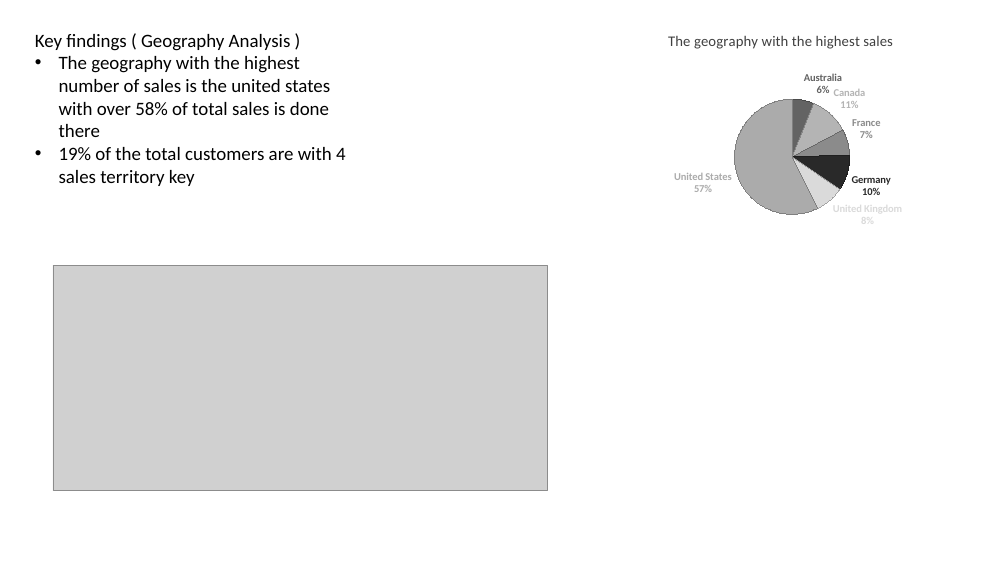
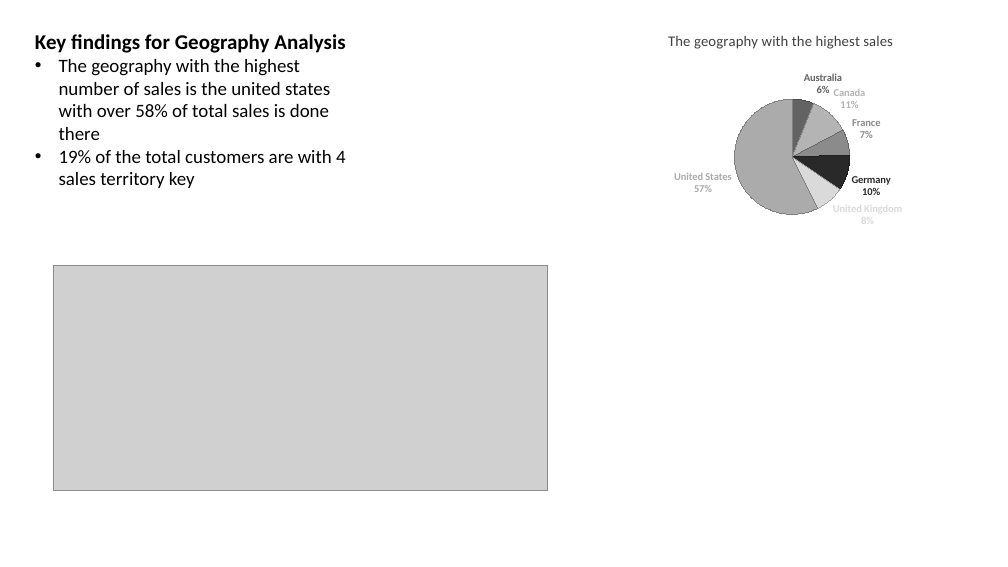
Before and after one commit to David-Bazunu/Edited-Campaign-Data-Demo-, a slide deck: slide 7 of Adventure works Presentation .pptx (slide 6 before the commit). Drawn at 1008x567 pixels with LibreOffice and Linux fonts; fonts in the diff are those of the drawing; grey boxes stand for pictures. Boxes give left, top, right and bottom in pixels: in the first picture for what was removed or moved away, otherwise in the second. Text is boxed around its words. In the diff, an @@ line names an element or a change of style, - is before the commit and + after.

```diff
--- a/Adventure works Presentation .pptx
+++ b/Adventure works Presentation .pptx
@@ text at (35,34,345,53): text changed; size 18 to 20 pt; bold on @@
-Key findings ( Geography Analysis )
+Key findings for Geography Analysis
```
Also in this commit, not shown: 5 other slides changed, 2 slides added.
